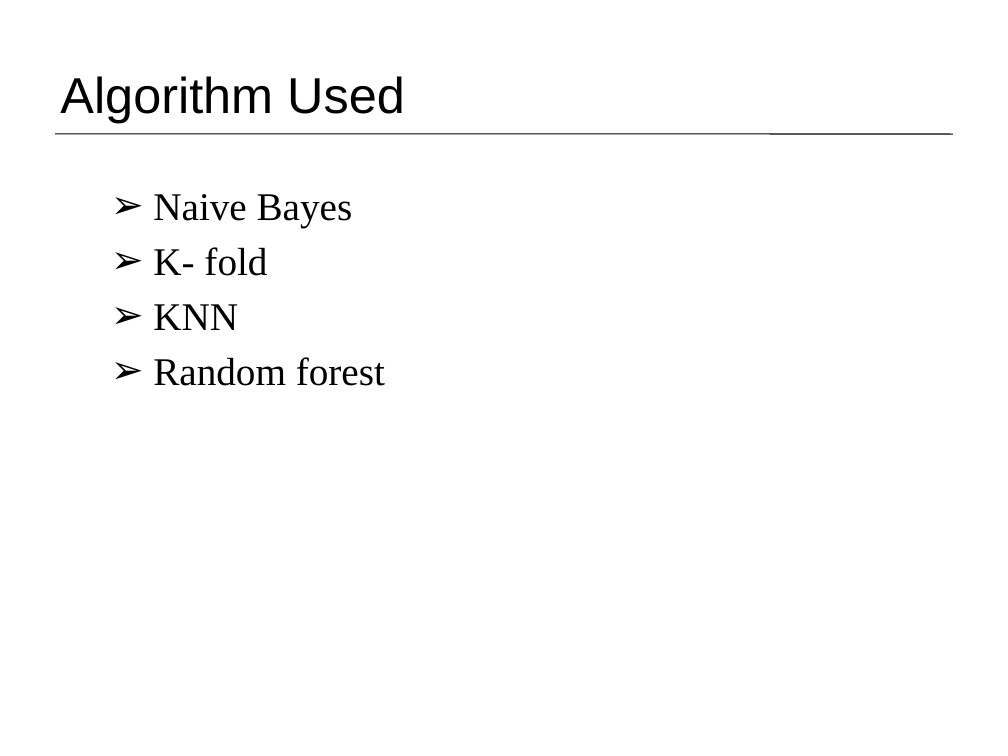
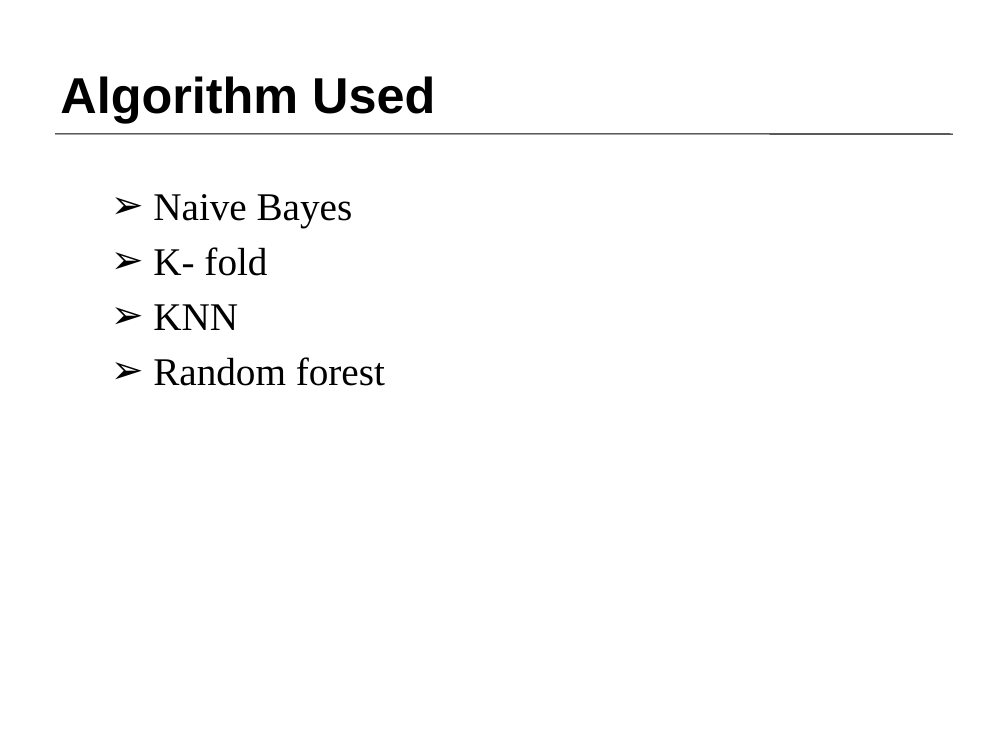
Before and after one commit to Customer-Churn-Prediction/Project-Machine-Learning, a slide deck: slide 7 of Customer Churn Prediction In Telecom Industry.pptx. Drawn at 1008x756 pixels with LibreOffice and Linux fonts; fonts in the diff are those of the drawing. Boxes give left, top, right and bottom in pixels: in the first picture for what was removed or moved away, otherwise in the second. Text is boxed around its words. In the diff, an @@ line names an element or a change of style, - is before the commit and + after.

```diff
--- a/Customer Churn Prediction In Telecom Industry.pptx
+++ b/Customer Churn Prediction In Telecom Industry.pptx
@@ title "Algorithm Used" at (x1=60, y1=76, x2=435, y2=123): bold on @@
```
Also in this commit, not shown: 2 other slides changed, 9 slides added, 1 slide removed.
